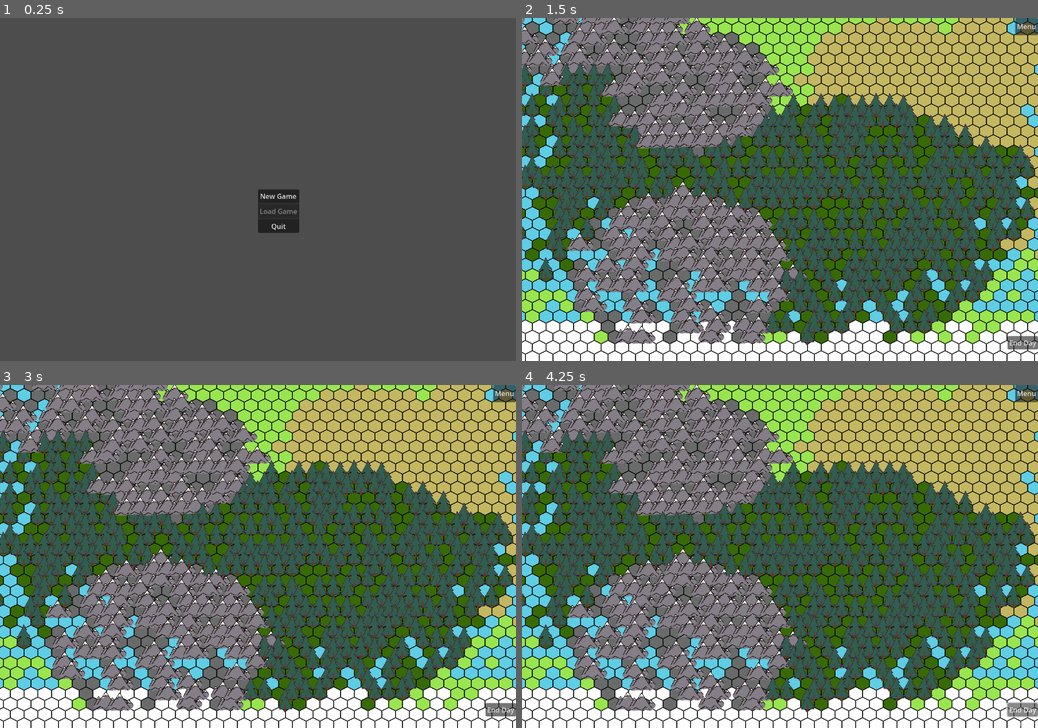
Above: before the commit, frames 1-4 (two rows, left to right).
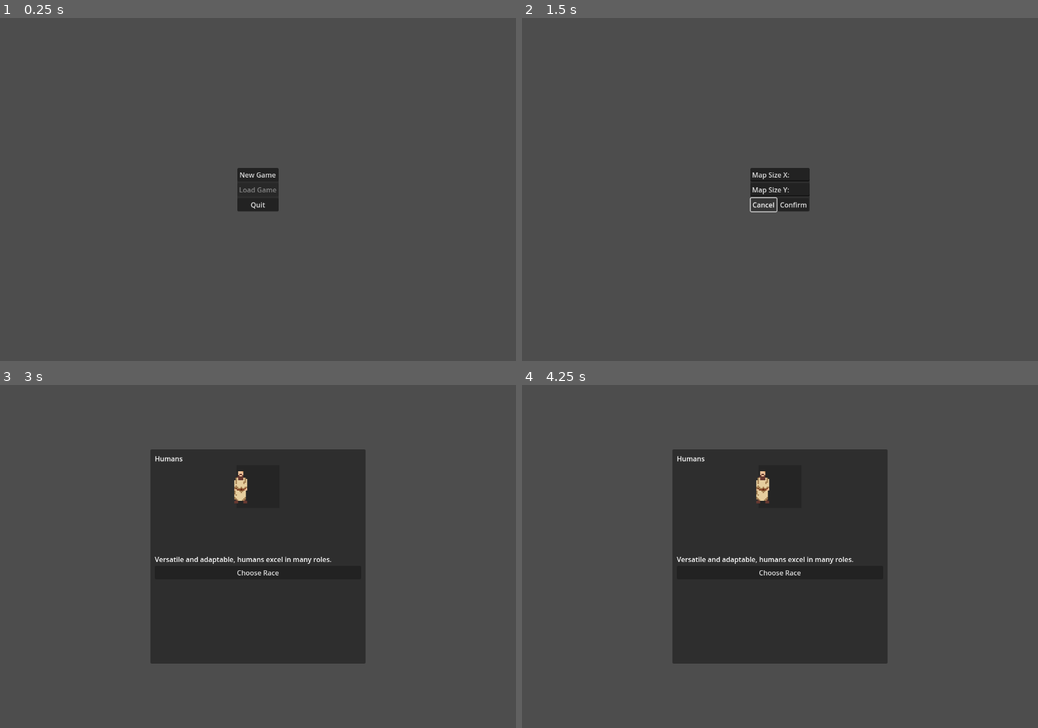
Above: after the commit, the same moments.

Repository: DraxDean/Cursr
Game: Godot game, scene res://scenes/main/main_menu_scene.tscn
Same seed, same stepped clock (60 frames per second), same inputs: the game is played once before the commit and once after it.
Inputs (mouse positions are in pixels of both pictures, inside the frame that each line leads up to):
- Up to frame 1 (0.25 s): no input
- Up to frame 2 (1.5 s): click "New Game" at 0.5 s; click (764, 206) at 1.25 s, where only the run before the commit has a clickable "Choose Race"
- Up to frame 3 (3 s): click (242, 570) at 2 s, where only the run after the commit has a clickable "Cancel"; click (273, 570) at 2.75 s, where only the run after the commit has a clickable "Confirm"
- Up to frame 4 (4.25 s): click (1022, 710) at 3.5 s, where only the run before the commit has a clickable "End Day"

The runs differ from the first frame. In frame 1, 1.5% of the frame differs, in the area x 46-58%, y 43-63%; in frame 2, 93%, in the area x 0-100%, y 0-100%; in frame 3, 93%; in frame 4, 93%.

Commit message:
WorldCreationModal + Race choice fixes

Diff:
--- a/scenes/main/game_scene.tscn
+++ b/scenes/main/game_scene.tscn
@@ -1,13 +1,27 @@
-[gd_scene load_steps=11 format=3 uid="uid://cahoywwt6us5c"]
+[gd_scene load_steps=13 format=3 uid="uid://cahoywwt6us5c"]
 
 [ext_resource type="Script" uid="uid://c0j3tt2dduq3v" path="res://scripts/main/game.gd" id="1_onqr8"]
 [ext_resource type="PackedScene" uid="uid://dlogpnjxp7vys" path="res://scenes/objects/tree.tscn" id="2_bw6k5"]
 [ext_resource type="Texture2D" uid="uid://cqiaq5vf35qhu" path="res://assets/basetiles.png" id="2_ycayy"]
 [ext_resource type="PackedScene" uid="uid://ei48utypbjgo" path="res://scenes/objects/mountain.tscn" id="3_y3j0m"]
+[ext_resource type="Texture2D" uid="uid://d4dv8fnum1bkd" path="res://assets/hextileset.png" id="4_wktqh"]
 [ext_resource type="Script" uid="uid://cuskd62ykpl26" path="res://scripts/managers/camera_controller.gd" id="5_ynmmy"]
 [ext_resource type="Script" uid="uid://rv73t5wb1lu" path="res://scripts/managers/ui_manager.gd" id="6_o41ig"]
 [ext_resource type="Script" uid="uid://qghfvfjku3xu" path="res://scripts/managers/map_object_manager.gd" id="7_wktqh"]
 [ext_resource type="Script" uid="uid://cec0wdtvo70ms" path="res://scripts/managers/turn_manager.gd" id="8_tj35g"]
+
+[sub_resource type="TileSetAtlasSource" id="TileSetAtlasSource_tj35g"]
+texture = ExtResource("4_wktqh")
+texture_region_size = Vector2i(32, 32)
+0:0/0 = 0
+0:1/0 = 0
+0:2/0 = 0
+0:3/0 = 0
+0:4/0 = 0
+0:5/0 = 0
+0:6/0 = 0
+1:6/0 = 0
+2:6/0 = 0
 
 [sub_resource type="TileSetAtlasSource" id="TileSetAtlasSource_v1wow"]
 texture = ExtResource("2_ycayy")
@@ -52,7 +66,8 @@
 [sub_resource type="TileSet" id="TileSet_mixcd"]
 tile_shape = 3
 tile_size = Vector2i(32, 32)
-sources/0 = SubResource("TileSetAtlasSource_v1wow")
+sources/1 = SubResource("TileSetAtlasSource_v1wow")
+sources/0 = SubResource("TileSetAtlasSource_tj35g")
 
 [node name="Game" type="Control"]
 layout_mode = 3
--- a/scenes/main/main_menu_scene.tscn
+++ b/scenes/main/main_menu_scene.tscn
@@ -14,9 +14,18 @@
 script = ExtResource("1_xhf6x")
 
 [node name="MainMenuPanel" type="PanelContainer" parent="."]
-layout_mode = 0
-offset_right = 40.0
-offset_bottom = 40.0
+layout_mode = 1
+anchors_preset = 8
+anchor_left = 0.5
+anchor_top = 0.5
+anchor_right = 0.5
+anchor_bottom = 0.5
+offset_left = -48.0
+offset_top = -50.5
+offset_right = 48.0
+offset_bottom = 50.5
+grow_horizontal = 2
+grow_vertical = 2
 
 [node name="CenterContainer" type="CenterContainer" parent="MainMenuPanel"]
 layout_mode = 2
@@ -36,16 +45,63 @@
 layout_mode = 2
 text = "Quit"
 
-[node name="RaceSelectionModal" type="Window" parent="."]
-title = "Choose Your Race:"
-size = Vector2i(500, 500)
+[node name="MapCreationPanel" type="PanelContainer" parent="."]
 visible = false
-unresizable = true
-popup_window = true
+layout_mode = 1
+anchors_preset = 8
+anchor_left = 0.5
+anchor_top = 0.5
+anchor_right = 0.5
+anchor_bottom = 0.5
+offset_left = -69.0
+offset_top = -50.5
+offset_right = 69.0
+offset_bottom = 50.5
+grow_horizontal = 2
+grow_vertical = 2
+
+[node name="VBoxContainer" type="VBoxContainer" parent="MapCreationPanel"]
+layout_mode = 2
+
+[node name="CreateMapSizeX" type="LineEdit" parent="MapCreationPanel/VBoxContainer"]
+layout_mode = 2
+text = "Map Size X:"
+placeholder_text = "250"
+
+[node name="CreateMapSizeY" type="LineEdit" parent="MapCreationPanel/VBoxContainer"]
+layout_mode = 2
+text = "Map Size Y:"
+placeholder_text = "250"
+
+[node name="HBoxContainer" type="HBoxContainer" parent="MapCreationPanel/VBoxContainer"]
+layout_mode = 2
+alignment = 1
+
+[node name="CancelCreateMapButton" type="Button" parent="MapCreationPanel/VBoxContainer/HBoxContainer"]
+layout_mode = 2
+text = "Cancel"
+
+[node name="ConfirmCreateMapButton" type="Button" parent="MapCreationPanel/VBoxContainer/HBoxContainer"]
+layout_mode = 2
+text = "Confirm"
+
+[node name="RaceSelectionModal" type="PanelContainer" parent="."]
+visible = false
+layout_mode = 1
+anchors_preset = 8
+anchor_left = 0.5
+anchor_top = 0.5
+anchor_right = 0.5
+anchor_bottom = 0.5
+offset_left = -250.0
+offset_top = -250.0
+offset_right = 250.0
+offset_bottom = 250.0
+grow_horizontal = 2
+grow_vertical = 2
 
 [node name="MarginContainer" type="MarginContainer" parent="RaceSelectionModal"]
-offset_right = 120.0
-offset_bottom = 209.0
+layout_mode = 2
 theme_override_constants/margin_left = 10
 theme_override_constants/margin_top = 10
 theme_override_constants/margin_right = 10
--- a/scripts/main/game.gd
+++ b/scripts/main/game.gd
@@ -23,6 +23,7 @@
 # --- Variables ---
 var world_data: Dictionary = {}
 var current_save_path: String = ""
+var player_race: String = "notset"
 
 # --- Preload Scripts---
 const WorldGenerator = preload("res://scripts/world_gen/world_gen.gd")
@@ -81,6 +82,9 @@
 	var day_label = $UI_Layer/TurnControlsContainer/TurnVBox/DayCounterLabel
 	if not is_instance_valid(day_label): push_error("Game: Day counter label node not found!")
 	turn_manager.setup(day_label)
+
+	player_race = GameManager.selected_race
+	print("Game: Starting Race: ", player_race)
 
 
 	# --- Connect Signals ---
--- a/scripts/main/main_menu.gd
+++ b/scripts/main/main_menu.gd
@@ -5,6 +5,12 @@
 const GAME_SCENE_PATH = "res://scenes/main/game_scene.tscn" # Corrected Path
 
 @onready var main_menu_panel = $MainMenuPanel
+@onready var map_creation_panel = $MapCreationPanel
+@onready var create_map_size_x = $MapCreationPanel/VBoxContainer/CreateMapSizeX
+@onready var create_map_size_y = $MapCreationPanel/VBoxContainer/CreateMapSizeY
+@onready var cancel_create_map = $MapCreationPanel/VBoxContainer/HBoxContainer/CancelCreateMapButton
+@onready var confirm_create_map = $MapCreationPanel/VBoxContainer/HBoxContainer/ConfirmCreateMapButton
+#going to move to game.gd
 @onready var race_selection_modal = $RaceSelectionModal
 @onready var race_name_label = $RaceSelectionModal/MarginContainer/ModalVBox/RaceNameLabel
 @onready var race_sprite = $RaceSelectionModal/MarginContainer/ModalVBox/AspectRatioContainer/RaceSprite
@@ -50,34 +56,54 @@
 	load_game_button.pressed.connect(_on_load_game_pressed)
 	quit_button.pressed.connect(_on_quit_pressed)
 	choose_race_button.pressed.connect(_on_choose_race_pressed)
-
+	create_map_size_x.text_changed.connect(_on_create_map_size_x_text_changed)
+	create_map_size_y.text_changed.connect(_on_create_map_size_y_text_changed)
+	confirm_create_map.pressed.connect(_on_confirm_create_map_pressed)
 	# Setup initial race display if needed immediately,
 	# or wait until the modal is shown.
 	_display_race(current_race_index)
 
 	# Hide modal initially (can also be done in editor)
 	race_selection_modal.hide()
+	map_creation_panel.hide()
 
 	# Disable load button if no saves exist using SaveLoadManager
 	load_game_button.disabled = not SaveLoadManager.check_saves_exist()
 	if load_game_button.disabled:
 		load_game_button.tooltip_text = "No saved games found."
 
+func _on_create_map_size_x_text_changed(new_text):
+	print("Create Map Size X changed:", new_text)
+	# You could update another label here to show the live input
+
+func _on_create_map_size_y_text_changed(new_text):
+	print("Create Map Size Y changed:", new_text)
+	# You could update another label here to show the live input
+
+func _on_cancel_create_map_pressed():
+	print("Cancel Create Map...")
+	map_creation_panel.hide()
+	main_menu_panel.show()
+
+func _on_confirm_create_map_pressed():
+	print("Confirm Create Map...")
+	map_creation_panel.hide()
+	race_selection_modal.show()
 
 func _on_new_game_pressed():
 	print("New Game button pressed")
 	# Hide the main menu buttons
 	main_menu_panel.hide()
+	map_creation_panel.show()
 	# Show the race selection modal, centered
-	race_selection_modal.popup_centered()
+	#race_selection_modal.popup_centered()
 	# Ensure the first race is displayed correctly
-	_display_race(current_race_index)
+	#_display_race(current_race_index)
 
 func _on_choose_race_pressed():
 	var chosen_race_id = choose_race_button.get_meta("selected_race_id", "default_race")
-	print("Starting new game with race: ", chosen_race_id)
-
-	# Hide the modal
+	print("Selected Race: ", chosen_race_id)
+	GameManager.selected_race = chosen_race_id
 	race_selection_modal.hide()
 
 	# --- Add your game start logic here ---
--- a/scripts/managers/game_manager.gd
+++ b/scripts/managers/game_manager.gd
@@ -7,4 +7,5 @@
 # Path of the specific save file to load when start_mode is "load"
 var load_file_path: String = ""
 
-# No longer need return_scene_path if using in-game load modal
+# might switch later to list of playables and add either ai or player
+var selected_race: String = ""
Binary file added: assets/hextileset.png
Not shown, added: assets/hextileset.png.import
